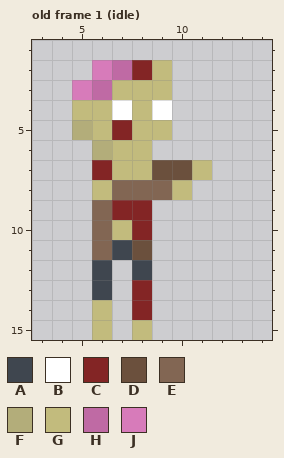
Edited in one commit: pixel-art file (res_dev/zombie.ase). Above, as it was before the edit.
16x16 pixels, 7 frames. Shown: old frame 1 (idle): x 3..14, y 1..15. The commit also changed other frames, which this record leaves out.
Palette (. is transparent): A #3f464f  B #ffffff  C #832525  D #6b503d  E #826653  F #b3ad7a  G #c2bb7d  H #bf6aa4  J #d77bba
Pixels before, old frame 1 (idle), first column x 5:
 2 .JHCG..
 3 JHGGG..
 4 GGBGB..
 5 FGCGG..
 6 .FGG...
 7 .CGGDDG
 8 .GEEEG.
 9 .ECC...
10 .EGC...
11 .EAD...
12 .A.A...
13 .A.C...
14 .G.C...
15 .G.G...
After the commit:
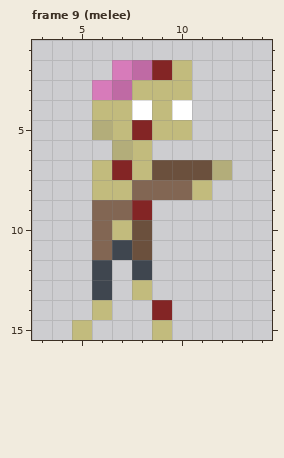
A new or re-ordered frame is compared with the old frame closest to it.
What changed:
frames 7 -> 9
Changed rows in their new state; - is an unchanged pixel.
Frame 9 (melee) is new; against old frame 1 (idle):
first column x 5:
 2 -.JHCG--
 3 .JH--G--
 4 .-GBGB--
 5 .FGC-G--
 6 -.F-----
 7 -GC---DF
 8 --G--EG-
 9 --E-----
10 ---D----
13 ---G----
14 ---.C---
15 G.-.G---
Boxes around the changes in both pictures, in picture pixels (x1, y1, x2, y2):
changed: (72, 60, 232, 340)
